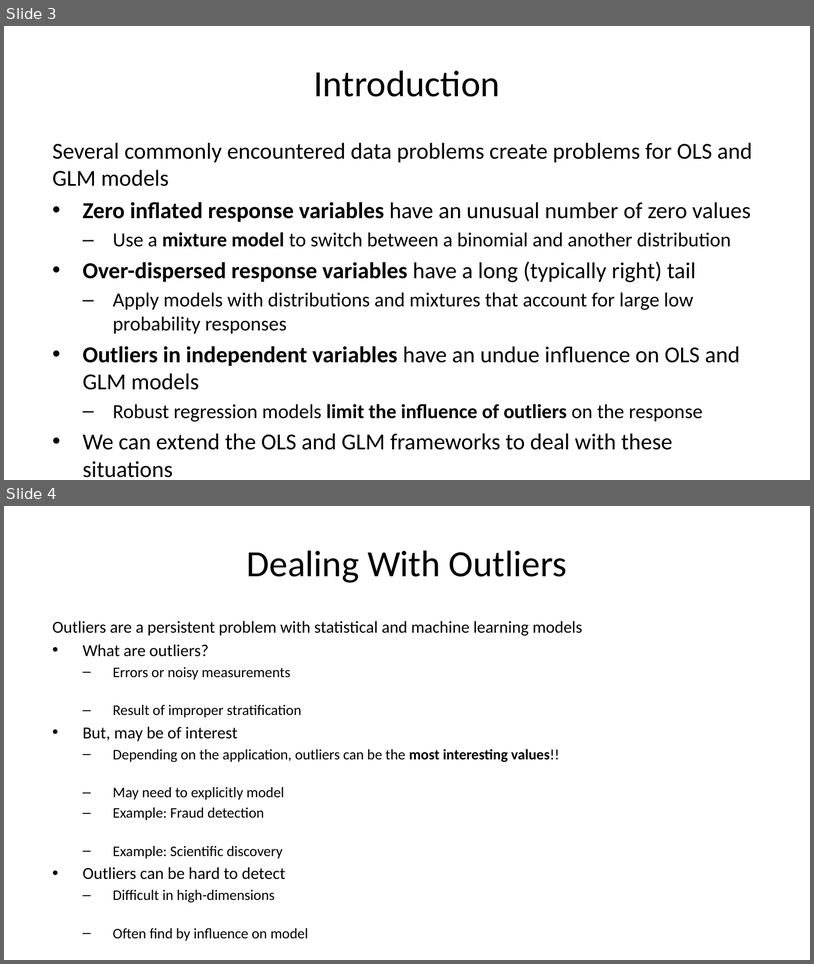
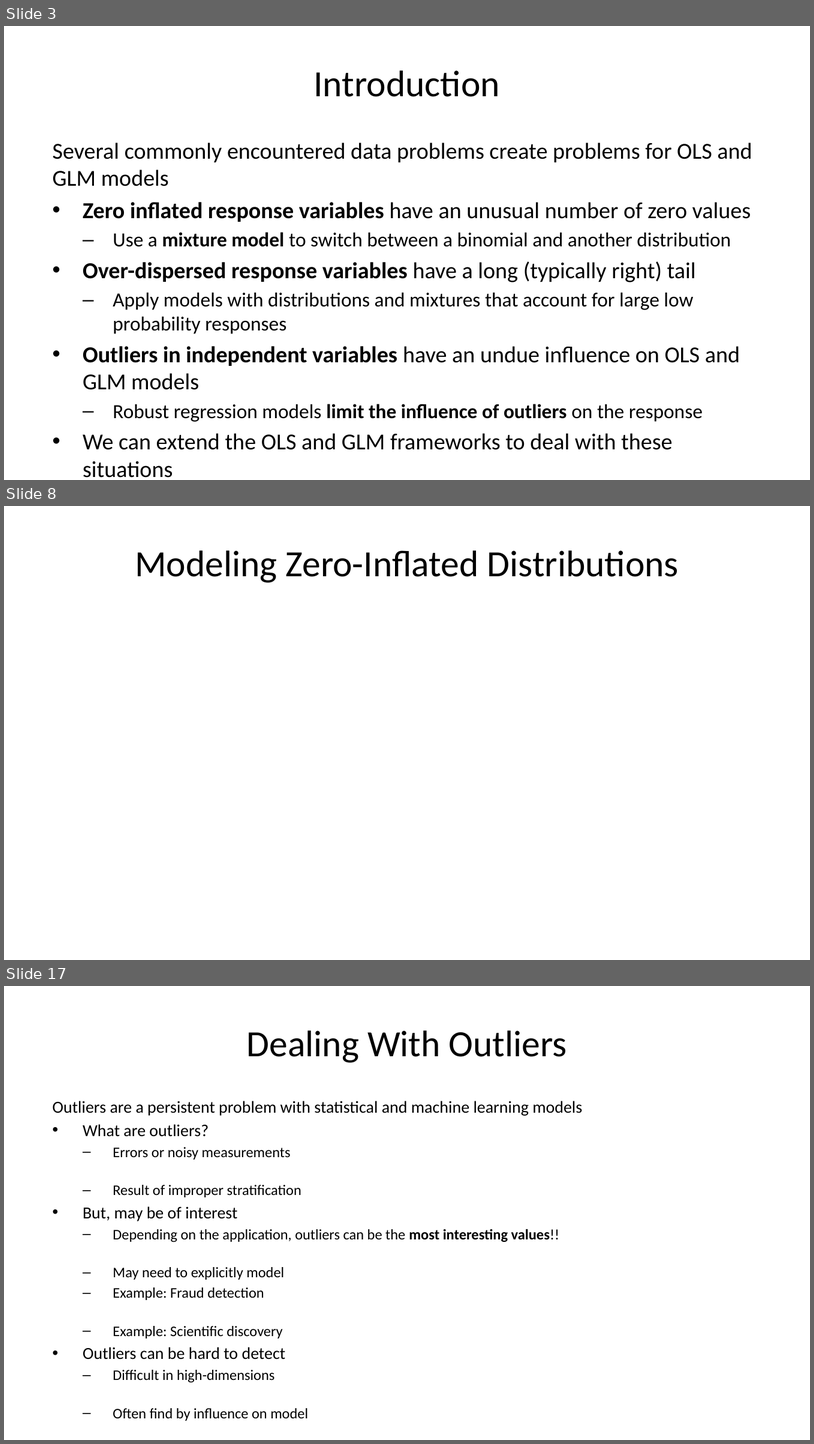
Before and after one commit to StephenElston/CSCI-E-83, a slide deck: LectureSlides/10b_ModelsFor OutliersAndOverdispersion.pptx. Shown one above the other, each under a label of ours: slides 3 and 4 before the commit, slides 3, 8 and 17 after it; the slides between them are not shown. The pictures are 814x964 and 814x1444 pixels, drawn with LibreOffice and Linux fonts; fonts in the diff are those of the drawing; grey boxes stand for pictures. Boxes give left, top, right and bottom in pixels: in the first picture for what was removed or moved away, otherwise in the second. Text is boxed around its words. In the diff, an @@ line names an element or a change of style, - is before the commit and + after.

Commit message:
Added slides on zero-inflated and over-dispersed distributions

```diff
--- a/LectureSlides/10b_ModelsFor OutliersAndOverdispersion.pptx
+++ b/LectureSlides/10b_ModelsFor OutliersAndOverdispersion.pptx
@@ slide 8 added at (x1=4, y1=506, x2=810, y2=960), background #FFFFFF @@
@@ title added at (x1=135, y1=550, x2=679, y2=583), 33 pt, text #000000 @@
+Modeling Zero-Inflated Distributions
@@ what was slide 4 is now slide 17 @@
```
Also in this commit, not shown: 12 other slides added.
